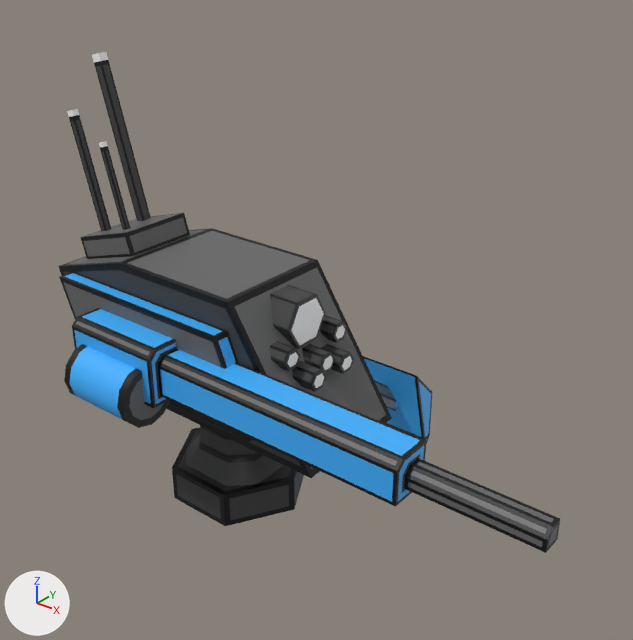
One commit to the Blender file Jacob Blender/Enemy/SpiderMech.blend: the scene before it, then after it.
Camera for both pictures: a camera (50 mm lens) standing at (3.48, -3.68, 4.8) and looking at (0.11, 0.53, 2.18). The axes (+X, +Y, +Z) are drawn at lower left. The lights are the same throughout.

The first picture shows 'Foot', 'Leg Base', 'Leg bottom', 'Spider Mech Gun', 'Spider Mech Mag', 'Spider Torso'.
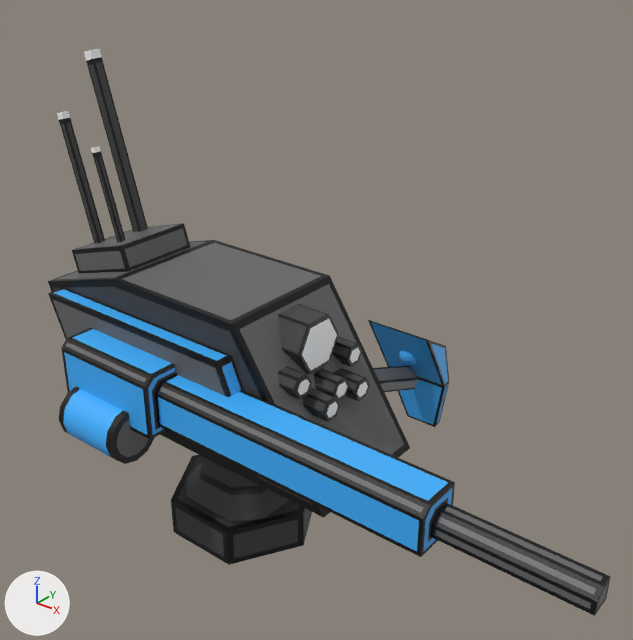
Where the newer file only moved an object's origin or applied its transform, the numbers keep the older frame.

Location of each change, (x1, y1, x2, y2) in pixels of the pictures (633 x 640 px):
'Spider Torso', mesh rescaled (9% wider, 9% taller): before (59, 52, 392, 486); after (48, 49, 410, 521)
'Spider Mech Gun', moved, rescaled (13% wider, 17% taller): before (72, 308, 560, 553); after (61, 328, 611, 616)
'Leg Base', mesh rescaled (7% wider, 11% taller): before (172, 427, 304, 526); after (171, 455, 312, 565)
'Spider Mech Mag', mesh rescaled, reshaped (9% narrower, 8% shorter): before (64, 344, 170, 428); after (59, 387, 155, 464)
'Foot', mesh rescaled, reshaped: before (363, 356, 433, 444); after (368, 320, 449, 427)
'Leg bottom', moved, turned, rescaled: before (374, 380, 397, 411); after (373, 366, 418, 392)

What the commit changed:
me_cylinder has 84 vertices, 80 faces and spans x -0.403..0.403, y -0.349..0.349, z -0.105..0.105.
me_cylinder is used by ob_leg_base; location (-0.11, -0.031, 1.179); scale (1.2, 1.2, 1.2).
me_cylinder part 1: the whole mesh is scaled about its middle by 1.1, then moved by (0.02, 0.006, -0.217).
me_cube_006 has 868 vertices, 800 faces and spans x -1.13..0.8, y -0.44..0.44, z -0.27..1.88.
me_cube_006 is used by ob_spider_torso; location (-0.11, -0.031, 1.594); scale (1.2, 1.2, 1.2).
me_cube_006 part 2: the whole mesh is scaled about its middle by 1.1, then moved by (0.0, 0.01, -0.1).
me_cube_015 has 210 vertices, 207 faces and spans x -0.17..2.47, y -0.16..0.16, z -0.16..0.16.
me_cube_015 is used by ob_spider_mech_gun; location (-0.601, -0.586, 2.217); scale (1.2, 1.2, 1.2).
me_cube_015 part 3: the whole mesh is scaled about the mesh origin by 1.32.
me_cylinder_008 has 72 vertices, 62 faces and spans x -0.279..0.184, y -0.168..0.168, z -0.168..0.168.
me_cylinder_008 is used by ob_spider_mech_mag; parent ob_spider_mech_gun; location (-0.381, -0.631, 1.717).
me_cylinder_008 part 4: the whole mesh is scaled about its middle by 1.1, then moved by (-0.007, -0.053, -0.143).
me_sphere has 146 vertices, 149 faces and spans x -0.27..0.27, y -0.117..0.111, z -0.775..0.334.
me_sphere is used by ob_foot; parent ob_leg_bottom; location (-0.151, 1.53, 0.713).
me_sphere part 5: the whole mesh is scaled about its middle by 1.1, then moved by (0.02, 0.192, 0.093).
Object 'Spider Mech Gun' (ob_spider_mech_gun) is rescaled from (1.2, 1.2, 1.2) to (1.0, 1.0, 1.0).
Object 'Spider Mech Gun' (ob_spider_mech_gun) moves from (-0.601, -0.586, 2.217) to (-0.626, -0.634, 2.06).
Object 'Leg bottom' (ob_leg_bottom) turns from (-15, 0, 0) to (0, 0, 0) degrees about x, y and z.
In object 'Leg bottom' (ob_leg_bottom), matrix_parent_inverse goes from Matrix(((1.0, 0.0, 0.0, 0.151), (0.0, 0.966, -0.259, -0.0396), (0.0, 0.259, 0.966, -1.022), (0.0, 0.0, 0.0, 1.0))) to Matrix(((1.0, 0.0, 0.0, 0.0852), (0.0, 1.0, 0.0, -0.432), (0.0, 0.0, 1.0, -0.918), (0.0, 0.0, 0.0, 1.0))).
Object 'Leg bottom' (ob_leg_bottom) moves from (-0.151, 0.982, 1.096) to (-0.0852, 1.257, 1.303).
Object 'Leg top' (ob_leg_top) turns from (-15, 0, 0) to (0, 0, 0) degrees about x, y and z.
Object 'Leg top' (ob_leg_top) is rescaled from (1.2, 1.2, 1.2) to (1.0, 1.0, 1.0).
Object 'Leg top' (ob_leg_top) moves from (-0.11, 0.383, 1.179) to (-0.085, 0.432, 0.918).
